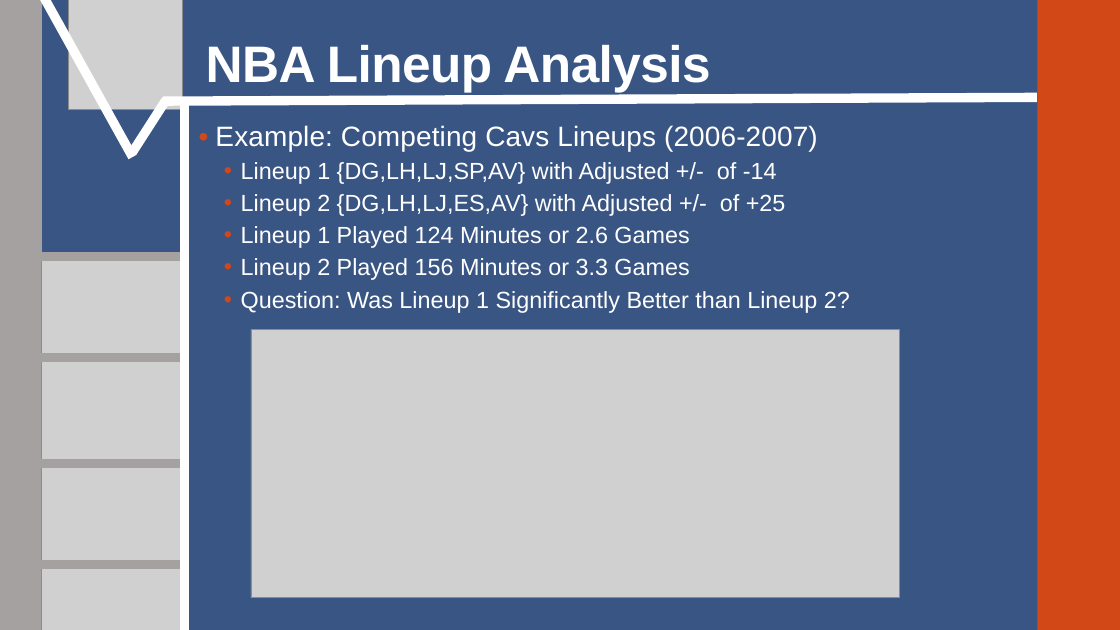
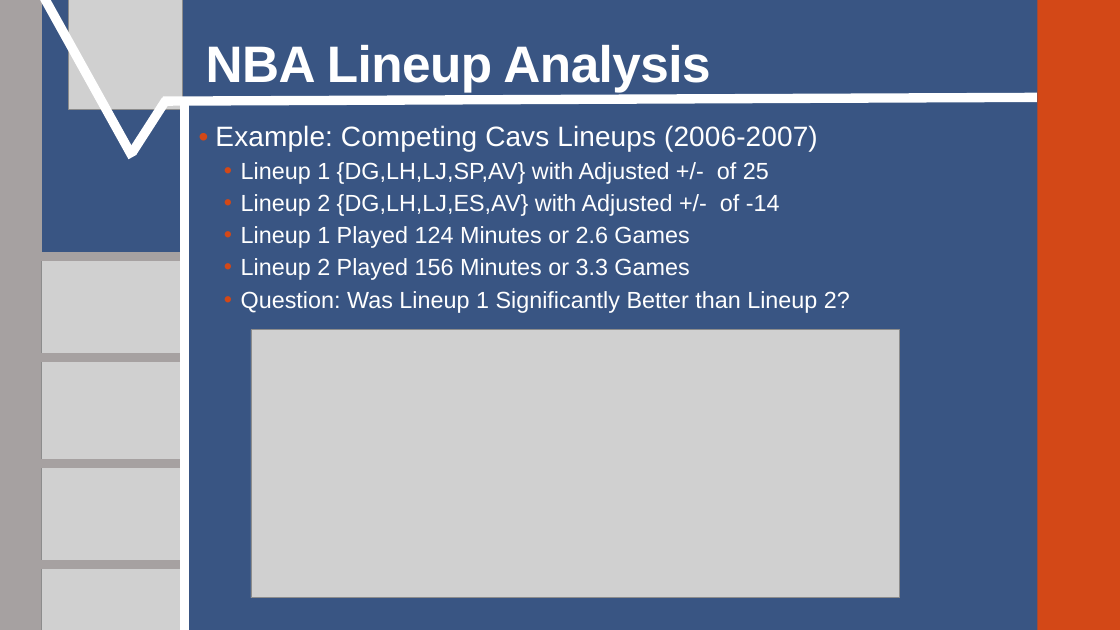
Before and after one commit to SuperMarioGiacomazzo/STOR538_WEBSITE, a slide deck: slide 7 of Slides/Basketball 3/Basketball_3_Lecture.pptx. Drawn at 1120x630 pixels with LibreOffice and Linux fonts; fonts in the diff are those of the drawing; grey boxes stand for pictures. Boxes give left, top, right and bottom in pixels: in the first picture for what was removed or moved away, otherwise in the second. Text is boxed around its words. In the diff, an @@ line names an element or a change of style, - is before the commit and + after.

```diff
--- a/Slides/Basketball 3/Basketball_3_Lecture.pptx
+++ b/Slides/Basketball 3/Basketball_3_Lecture.pptx
@@ text at (x1=241, y1=162, x2=780, y2=216): text changed @@
-  • Lineup 1 {DG,LH,LJ,SP,AV} with Adjusted +/- of -14
-  • Lineup 2 {DG,LH,LJ,ES,AV} with Adjusted +/- of +25
+  • Lineup 1 {DG,LH,LJ,SP,AV} with Adjusted +/- of 25
+  • Lineup 2 {DG,LH,LJ,ES,AV} with Adjusted +/- of -14
```
Also in this commit, not shown: 3 other slides changed, 2 other files.
